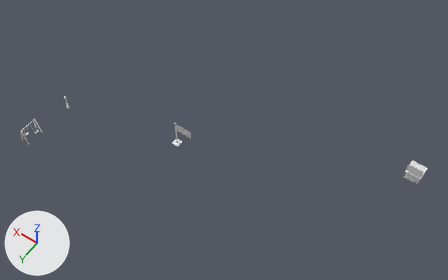
What one commit did to the FBX model Assets/FBX/props_moving.fbx.
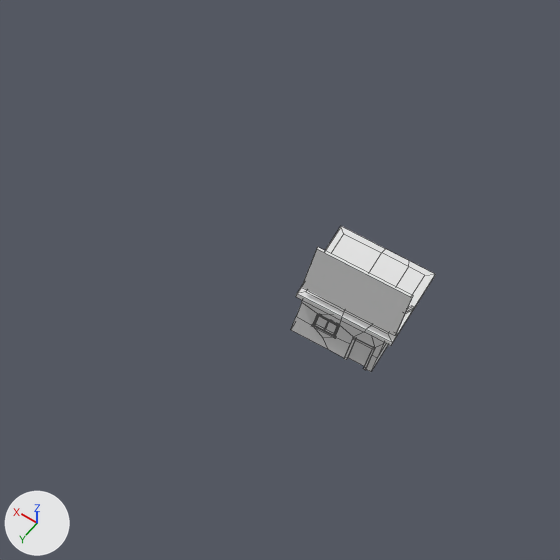
The first picture shows the older version from a camera (50 mm lens) standing at (-105.1, 56.5, 134.8) and looking at (-46.3, -25.8, 5.4). The close-ups show the older and then the newer version on the part from 80% to 100% of the width and 44% to 77% of the height of that picture. Only the edits that show in the close-ups are written down. The lights are fixed; the arrows at lower left show +X, +Y and +Z. The close-ups show mesh edges as thin lines. Where no turn or scale is listed for an object, it has been applied to the vertices.

The older version as bpy lines, for what is in view:
```python
me_props_m_mesh_003 = bpy.data.meshes.new('props_m_mesh.003')
me_props_m_mesh_003.from_pydata(...)  # 452 vertices, 358 faces; spans x -93.6..1.4, y -50.7..3.1, z 0.0..8.5
ob_props_m_vat = bpy.data.objects.new('props_m_vat', me_props_m_mesh_003)
ob_props_m_vat.location = (0.0, 0.0, 0.0)
```
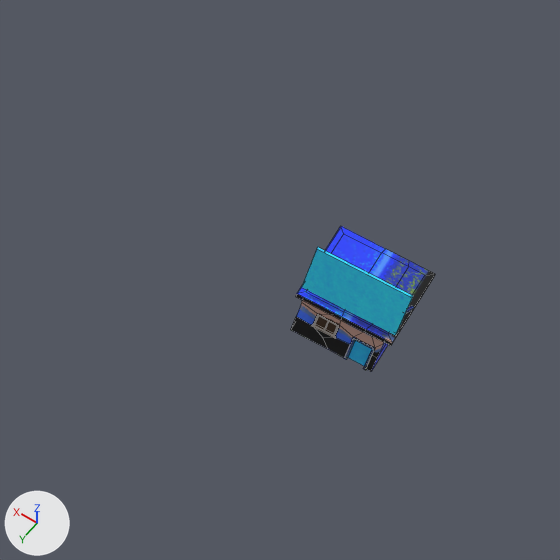
The newer file is also turned or shifted as a whole; pictures and numbers use the older file's frame.

Pixel boxes [x1, y1, x2, y2] of what changed, in the close-ups (560 x 560 px):
'props_m_vat', recoloured (darker): [291, 226, 435, 372] in both

Edits to the bpy script that builds the scene:
```text
Add img_props_npr_bake1_cyclesbake_combined_png:
    img_props_npr_bake1_cyclesbake_combined_png = load_image('props_npr_Bake1_CyclesBake_COMBINED.png', '../Textures/NPR_TEXTURES_MALAPOLY/props_npr_Bake1_CyclesBake_COMBINED.png', 1024, 1024, 'sRGB')
Add mat_props_img_001:
    mat_props_img_001 = principled_material('props_img.001')
    mat_props_img_001.texture = img_props_npr_bake1_cyclesbake_combined_png
Change me_props_m_mesh_003:
    where me_props_m_mesh_003.from_pydata(...)  # 452 vertices, 358 faces; spans x -93.6..1.4, y -50.7..3.1, z 0.0..8.5
    add me_props_m_mesh_003.materials.append(mat_props_img_001)  # picture img_props_npr_bake1_cyclesbake_combined_png
```
